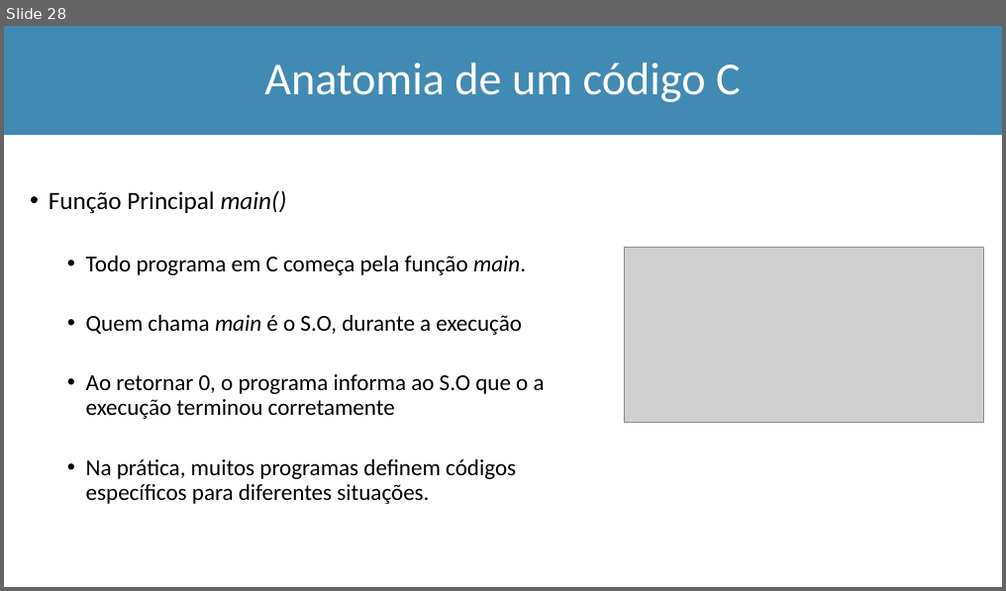
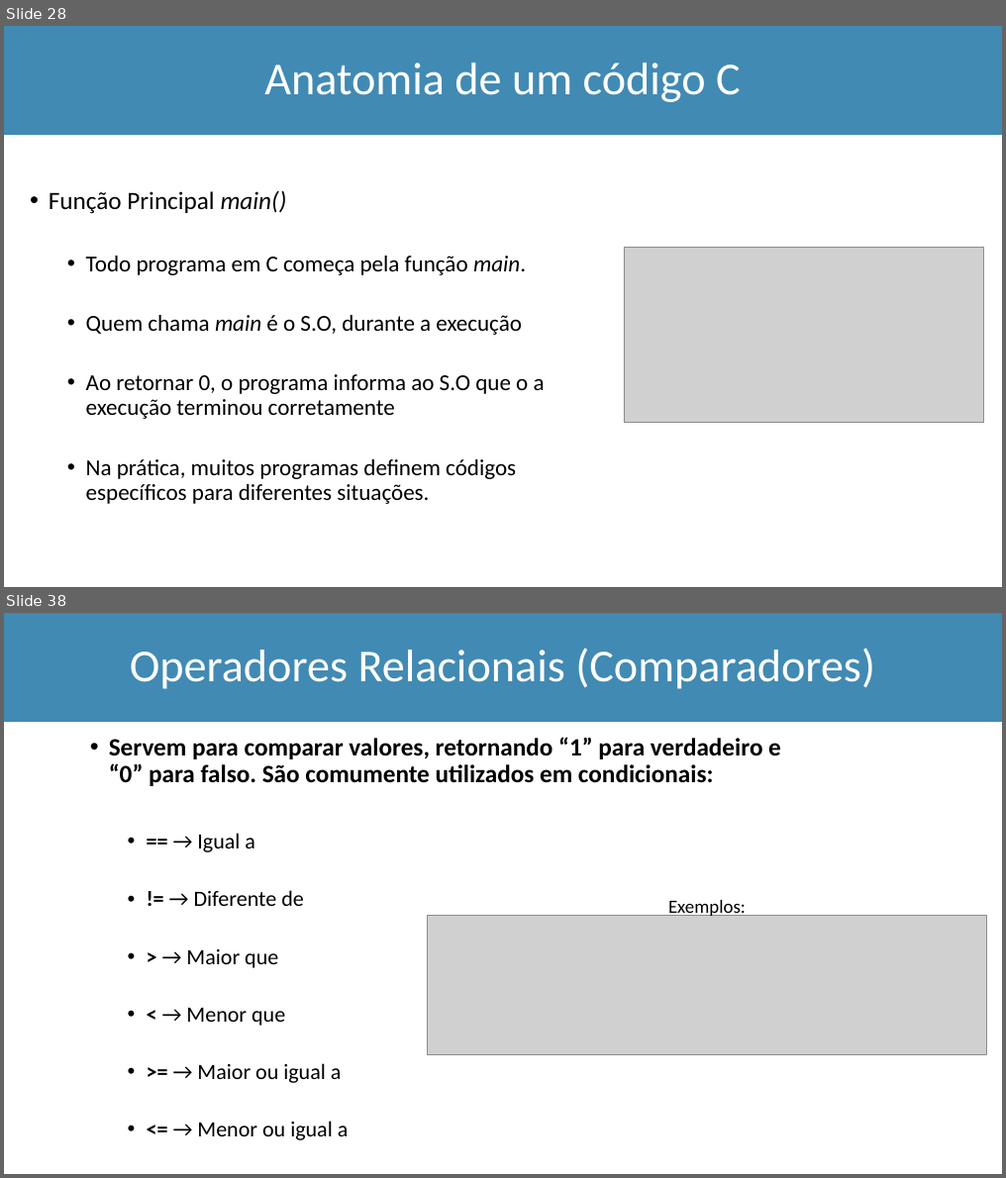
Before and after one commit to Marcio-Salmazo/Aulas, a slide deck: UNIUBE-LP/Teoria_LP.pptx. Shown one above the other, each under a label of ours: slide 28 before the commit, slides 28 and 38 after it; the slides between them are not shown. The pictures are 1006x591 and 1006x1178 pixels, drawn with LibreOffice and Linux fonts; fonts in the diff are those of the drawing; grey boxes stand for pictures. Boxes give left, top, right and bottom in pixels: in the first picture for what was removed or moved away, otherwise in the second. Text is boxed around its words. In the diff, an @@ line names an element or a change of style, - is before the commit and + after.

```diff
--- a/UNIUBE-LP/Teoria_LP.pptx
+++ b/UNIUBE-LP/Teoria_LP.pptx
@@ slide 38 added at [4,613,1002,1174], background #FFFFFF @@
@@ rectangle added at [4,613,1002,722], fill #418AB3, outline #418AB3 1 pt @@
@@ title added at [130,648,875,689], 44 pt, text #FFFFFF @@
+Operadores Relacionais (Comparadores)
@@ text added at [109,737,781,1141], 24 pt, text #000000, bold @@
+• Servem para comparar valores, retornando “1” para verdadeiro e “0” para falso. São comumente utilizados em condicionais:
+  • == → Igual a
+  • != → Diferente de
+  • > → Maior que
+  • < → Menor que
+  • >= → Maior ou igual a
+  • <= → Menor ou igual a
@@ text added at [668,900,746,918], 18 pt, text #000000 @@
+Exemplos:
@@ picture added at [428,916,986,1056] @@
```
Also in this commit, not shown: 14 other slides added, 4 other files.
